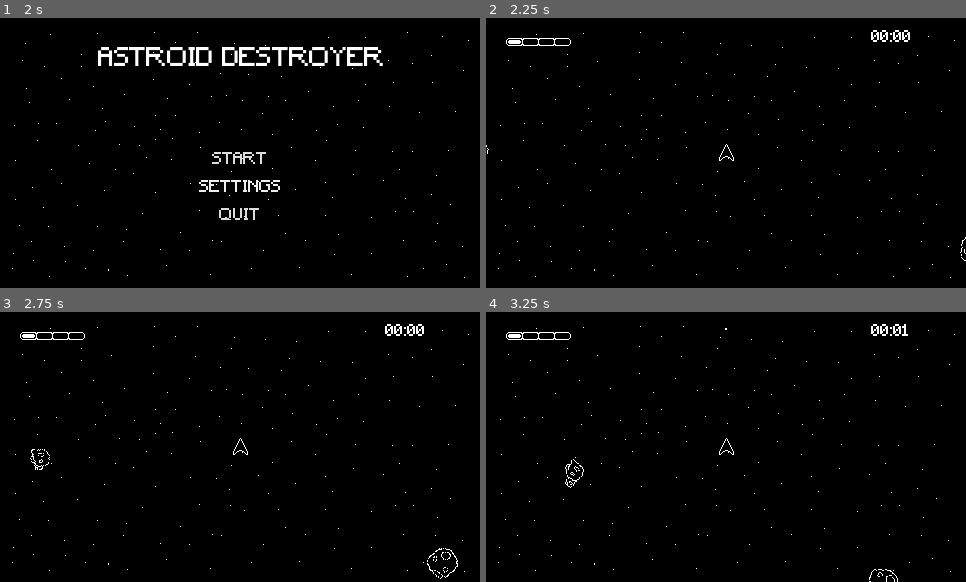
Above: before the commit, frames 1-4 (two rows, left to right).
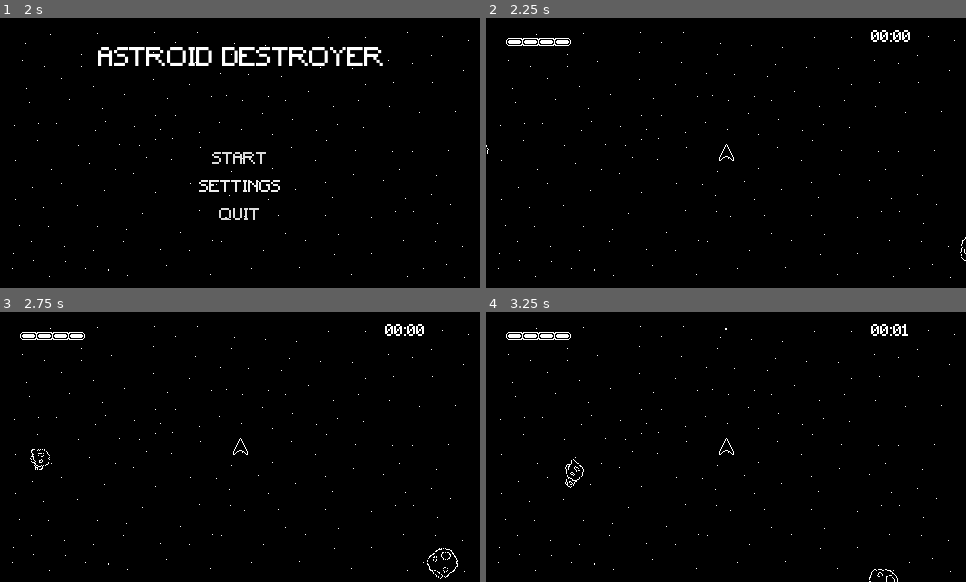
Above: after the commit, the same moments.

Repository: agkioura/Asteroids-Clone
Game: Godot game, scene res://game.tscn
Two runs of this game, one before a commit and one after it. Both use one fixed random seed, a clock stepped at 60 frames per second and the inputs below.
Inputs (mouse positions are in pixels of both pictures, inside the frame that each line leads up to):
- Up to frame 1 (2 s): move the mouse to (345, 139) at 0.52 s; hold Right (ui_right) 0.53-1.25 s; hold Z (shoot) 0.53-1.25 s; click "SETTINGS" at 1.25 s
- Up to frame 2 (2.25 s): click "START" at 2 s
- Up to frame 3 (2.75 s): no input
- Up to frame 4 (3.25 s): move the mouse to (630, 460) at 2.77 s; hold Down (ui_down) from 2.78 s (still down); tap Z (shoot) at 2.85 s

Frame 1 is identical in both runs. In frame 2, 0.1% of the frame differs, in the area x 7-18%, y 8-10%; in frame 3, 0.1%; in frame 4, 0.1%.

Commit message:
created gameState class and added sfx

Diff:
--- a/entities/asteroid/asteroid.gd
+++ b/entities/asteroid/asteroid.gd
@@ -4,6 +4,7 @@
 @onready var sprite_2d: Sprite2D = $Sprite2D
 @onready var explosionParticles: GPUParticles2D = $GPUParticles2D
 @onready var collision: CollisionShape2D = $detection/CollisionShape2D
+@onready var audio_stream_player_2d: AudioStreamPlayer2D = $AudioStreamPlayer2D
 
 var speed: int = 100
 var rotateSpeed: float = 1.5
@@ -35,10 +36,12 @@
 	if area.get_parent() is Bullet:
 		explosionParticles.emitting = true
 		sprite_2d.visible = false
+		audio_stream_player_2d.play()
 	if area.get_parent() is SpaceShip and sprite_2d.visible:
 		area.get_parent().damage()
 		explosionParticles.emitting = true
 		sprite_2d.visible = false
+		audio_stream_player_2d.play()
 
 func _on_particle_finish() -> void:
 	explosionParticles.emitting = false
--- a/entities/asteroid/asteroid.tscn
+++ b/entities/asteroid/asteroid.tscn
@@ -1,8 +1,9 @@
-[gd_scene load_steps=9 format=3 uid="uid://dy1jue2stgx80"]
+[gd_scene load_steps=10 format=3 uid="uid://dy1jue2stgx80"]
 
 [ext_resource type="Script" uid="uid://ci4lwh05o85e" path="res://entities/asteroid/asteroid.gd" id="1_4qh0a"]
-[ext_resource type="Texture2D" uid="uid://bp8g34t7qjkip" path="res://assets/asteroids.png" id="2_4qh0a"]
-[ext_resource type="Texture2D" uid="uid://baafodhm4six1" path="res://assets/asteroid_particles.png" id="3_ecv56"]
+[ext_resource type="Texture2D" uid="uid://bp8g34t7qjkip" path="res://assets/sprites/asteroids.png" id="2_4qh0a"]
+[ext_resource type="Texture2D" uid="uid://baafodhm4six1" path="res://assets/sprites/asteroid_particles.png" id="3_ecv56"]
+[ext_resource type="AudioStream" uid="uid://nw80psnpbk7k" path="res://assets/sounds/retro-explode-1-236678.mp3" id="4_useci"]
 
 [sub_resource type="CircleShape2D" id="CircleShape2D_4qh0a"]
 radius = 6.0
@@ -62,3 +63,6 @@
 one_shot = true
 explosiveness = 1.0
 process_material = SubResource("ParticleProcessMaterial_go57s")
+
+[node name="AudioStreamPlayer2D" type="AudioStreamPlayer2D" parent="."]
+stream = ExtResource("4_useci")
--- a/entities/bullet/bullet.tscn
+++ b/entities/bullet/bullet.tscn
@@ -1,7 +1,7 @@
 [gd_scene load_steps=4 format=3 uid="uid://biqhbnjlnpmh4"]
 
 [ext_resource type="Script" uid="uid://d0lhaj8fqg2ot" path="res://entities/bullet/bullet.gd" id="1_2kyv7"]
-[ext_resource type="Texture2D" uid="uid://bxao6gsjoqey" path="res://assets/bullet.png" id="1_78c8h"]
+[ext_resource type="Texture2D" uid="uid://bxao6gsjoqey" path="res://assets/sprites/bullet.png" id="1_78c8h"]
 
 [sub_resource type="RectangleShape2D" id="RectangleShape2D_2kyv7"]
 size = Vector2(2, 2)
--- a/entities/space ship/space_ship.gd
+++ b/entities/space ship/space_ship.gd
@@ -11,12 +11,13 @@
 @onready var i_frames: Timer = $iFrames
 @onready var animation_player: AnimationPlayer = $AnimationPlayer
 @onready var gpu_particles_2d: GPUParticles2D = $GPUParticles2D
+@onready var audio_stream_player_2d: AudioStreamPlayer2D = $AudioStreamPlayer2D
 
 var direction: Vector2 = Vector2.ZERO
 var lookDirection: Vector2 = Vector2(0, -1)
 
 var maxHealth: int = 4
-var currentHealth: int = 1
+var currentHealth: int = 4
 
 func _ready() -> void:
 	pass
@@ -57,10 +58,11 @@
 
 
 func damage() -> void:
-	if i_frames.is_stopped():
+	if i_frames.is_stopped() and !Global.inSequence:
+		audio_stream_player_2d.play()
+		damaged.emit()
 		if currentHealth - 1 > 0:
 			currentHealth -= 1
-			damaged.emit()
 			i_frames.start(0.5)
 			animation_player.play("damaged")
 		else:
--- a/entities/space ship/space_ship.tscn
+++ b/entities/space ship/space_ship.tscn
@@ -1,8 +1,9 @@
-[gd_scene load_steps=12 format=3 uid="uid://ca0nwy12u8gi5"]
+[gd_scene load_steps=13 format=3 uid="uid://ca0nwy12u8gi5"]
 
-[ext_resource type="Texture2D" uid="uid://b5f8rpefqmabr" path="res://assets/space-ship.png" id="1_bk2x3"]
+[ext_resource type="Texture2D" uid="uid://b5f8rpefqmabr" path="res://assets/sprites/space-ship.png" id="1_bk2x3"]
 [ext_resource type="Script" uid="uid://c7g0xs5ewbq1x" path="res://entities/space ship/space_ship.gd" id="1_uvhui"]
-[ext_resource type="Texture2D" uid="uid://c7q0jic1n05sw" path="res://assets/spaceship_particles.png" id="3_ule3m"]
+[ext_resource type="Texture2D" uid="uid://c7q0jic1n05sw" path="res://assets/sprites/spaceship_particles.png" id="3_ule3m"]
+[ext_resource type="AudioStream" uid="uid://bvujvt43wda2s" path="res://assets/sounds/retro-explode-2-236688.mp3" id="4_5b78f"]
 
 [sub_resource type="CircleShape2D" id="CircleShape2D_uvhui"]
 radius = 11.0
@@ -117,3 +118,6 @@
 one_shot = true
 explosiveness = 1.0
 process_material = SubResource("ParticleProcessMaterial_saws0")
+
+[node name="AudioStreamPlayer2D" type="AudioStreamPlayer2D" parent="."]
+stream = ExtResource("4_5b78f")
--- /dev/null
+++ b/gameState.gd
@@ -0,0 +1,13 @@
+class_name GameState extends Resource
+
+const SAVEPATH := "res://save.tres"
+@export var bestTime: float
+
+func saveGame(_bestTime: float) -> void:
+	self.bestTime = _bestTime
+	ResourceSaver.save(self, SAVEPATH)
+
+static func loadGame() -> Resource:
+	if ResourceLoader.exists(SAVEPATH):
+		return load(SAVEPATH)
+	return null
--- a/global.gd
+++ b/global.gd
@@ -1,11 +1,12 @@
 extends Node
 
 var game: Game
+var gameState: Resource = GameState.new()
 var player: SpaceShip
 var paused: bool = false
 var inSequence: bool = false
-var time: String
-var bestTime: String
+var time: float
+var bestTime: float
 
 var settings = {
 	"windowMode": DisplayServer.WINDOW_MODE_EXCLUSIVE_FULLSCREEN
@@ -13,12 +14,24 @@
 
 signal gameOver
 
-var arrow = load("res://assets/sprite_0.png")
+var arrow = load("res://assets/sprites/sprite_0.png")
 
 func _ready() -> void:
+	var state = gameState.loadGame()
+	if state:
+		bestTime = state.bestTime
 	DisplayServer.window_set_mode(settings.windowMode)
 	Input.set_custom_mouse_cursor(arrow)
 
 func changeWindowSize(size: int) -> void:
 	settings.windowMode = size
 	DisplayServer.window_set_mode(settings.windowMode)
+
+# time in milliseconds
+func getTimeFormat(_time: float) -> String:
+	var mins = int(_time / 60.0)
+	var seconds = int(fmod(_time, 60.0))
+	var displaySeconds = "0" + str(seconds) if seconds < 10 else str(seconds)
+	var displayMins = "0" + str(mins) if mins < 10 else str(mins)
+
+	return displayMins + ":" + displaySeconds
--- a/levels/level.gd
+++ b/levels/level.gd
@@ -32,7 +32,7 @@
 	if event.is_action_pressed("ui_cancel") and !Global.paused and !Global.inSequence:
 		Global.game.loadGui("res://menus/pause menu/pause_menu.tscn")
 
-func _process(delta: float) -> void:
+func _process(_delta: float) -> void:
 	if spawn_timer.is_stopped() and !Global.inSequence:
 		spawnAstroids()
 		spawn_timer.start(2)
--- a/levels/level.tscn
+++ b/levels/level.tscn
@@ -1,7 +1,7 @@
 [gd_scene load_steps=6 format=3 uid="uid://ctnodfs2bfoq4"]
 
 [ext_resource type="Script" uid="uid://cahkyh6t7vau0" path="res://levels/level.gd" id="1_hjsbj"]
-[ext_resource type="Texture2D" uid="uid://dmysomxi84s32" path="res://assets/background.png" id="2_hjsbj"]
+[ext_resource type="Texture2D" uid="uid://dmysomxi84s32" path="res://assets/sprites/background.png" id="2_hjsbj"]
 
 [sub_resource type="RectangleShape2D" id="RectangleShape2D_80vhd"]
 size = Vector2(11, 270)
--- a/menus/gameover menu/game_over_screen.gd
+++ b/menus/gameover menu/game_over_screen.gd
@@ -4,15 +4,22 @@
 @onready var animation_player: AnimationPlayer = $AnimationPlayer
 @onready var timeLabel: Label = $Control/VBoxContainer/HBoxContainer2/Label2
 @onready var bestTimeLaber: Label = $Control/VBoxContainer/HBoxContainer2/Label3
+@onready var audio_stream_player_2d: AudioStreamPlayer2D = $AudioStreamPlayer2D
 
 func _ready() -> void:
 	animation_player.play("pop-in")
 	return_to_title_button.pressed.connect(_on_return_pressed)
+	return_to_title_button.mouse_entered.connect(_on_return_entered)
 	if Global.time > Global.bestTime:
 		Global.bestTime = Global.time
-	timeLabel.text = "Time survived: " + Global.time
-	bestTimeLaber.text = "Best time: " + Global.bestTime
+	timeLabel.text = "Time survived: " + Global.getTimeFormat(Global.time)
+	bestTimeLaber.text = "Best time: " + Global.getTimeFormat(Global.bestTime)
+	Global.gameState.saveGame(Global.bestTime)
 
 func _on_return_pressed() -> void:
 	if !animation_player.is_playing():
 		Global.game.reset()
+
+func _on_return_entered() -> void:
+	if !animation_player.is_playing():
+		audio_stream_player_2d.play()
--- a/menus/gameover menu/game_over_screen.tscn
+++ b/menus/gameover menu/game_over_screen.tscn
@@ -1,8 +1,9 @@
-[gd_scene load_steps=9 format=3 uid="uid://btu0r57cjjf45"]
+[gd_scene load_steps=10 format=3 uid="uid://btu0r57cjjf45"]
 
-[ext_resource type="Texture2D" uid="uid://cp6po156talxb" path="res://assets/pause menu.png" id="1_67p6v"]
+[ext_resource type="Texture2D" uid="uid://cp6po156talxb" path="res://assets/sprites/pause menu.png" id="1_67p6v"]
 [ext_resource type="Script" uid="uid://dnpnalo6nxy31" path="res://menus/gameover menu/game_over_screen.gd" id="1_p8yhe"]
-[ext_resource type="FontFile" uid="uid://bcct3elykmji6" path="res://assets/Minecraft.ttf" id="3_3xsbi"]
+[ext_resource type="FontFile" uid="uid://bcct3elykmji6" path="res://assets/fonts/Minecraft.ttf" id="3_3xsbi"]
+[ext_resource type="AudioStream" uid="uid://41285ycs8l4t" path="res://assets/sounds/retro-select-236670.mp3" id="4_3xsbi"]
 
 [sub_resource type="LabelSettings" id="LabelSettings_p8yhe"]
 font = ExtResource("3_3xsbi")
@@ -125,3 +126,6 @@
 libraries = {
 &"": SubResource("AnimationLibrary_3xsbi")
 }
+
+[node name="AudioStreamPlayer2D" type="AudioStreamPlayer2D" parent="."]
+stream = ExtResource("4_3xsbi")
--- a/menus/main menu/mainMenu.tscn
+++ b/menus/main menu/mainMenu.tscn
@@ -1,14 +1,42 @@
-[gd_scene load_steps=10 format=3 uid="uid://dqppw4bct2ifb"]
+[gd_scene load_steps=11 format=3 uid="uid://dqppw4bct2ifb"]
 
 [ext_resource type="Script" uid="uid://b832gnp2v37f0" path="res://menus/main menu/main_menu.gd" id="1_fygu0"]
-[ext_resource type="Texture2D" uid="uid://dmysomxi84s32" path="res://assets/background.png" id="2_mrrxq"]
-[ext_resource type="FontFile" uid="uid://bcct3elykmji6" path="res://assets/Minecraft.ttf" id="3_wwbbu"]
+[ext_resource type="Texture2D" uid="uid://dmysomxi84s32" path="res://assets/sprites/background.png" id="2_mrrxq"]
+[ext_resource type="FontFile" uid="uid://bcct3elykmji6" path="res://assets/fonts/Minecraft.ttf" id="3_wwbbu"]
+[ext_resource type="AudioStream" uid="uid://41285ycs8l4t" path="res://assets/sounds/retro-select-236670.mp3" id="4_vixs4"]
 
 [sub_resource type="StyleBoxEmpty" id="StyleBoxEmpty_wwbbu"]
 
 [sub_resource type="StyleBoxEmpty" id="StyleBoxEmpty_nyl5g"]
 
 [sub_resource type="StyleBoxEmpty" id="StyleBoxEmpty_vixs4"]
+
+[sub_resource type="Animation" id="Animation_vixs4"]
+length = 0.001
+tracks/0/type = "value"
+tracks/0/imported = false
+tracks/0/enabled = true
+tracks/0/path = NodePath("Control/Label:modulate")
+tracks/0/interp = 1
+tracks/0/loop_wrap = true
+tracks/0/keys = {
+"times": PackedFloat32Array(0),
+"transitions": PackedFloat32Array(1),
+"update": 0,
+"values": [Color(1, 1, 1, 1)]
+}
+tracks/1/type = "value"
+tracks/1/imported = false
+tracks/1/enabled = true
+tracks/1/path = NodePath("Control/VBoxContainer:modulate")
+tracks/1/interp = 1
+tracks/1/loop_wrap = true
+tracks/1/keys = {
+"times": PackedFloat32Array(0),
+"transitions": PackedFloat32Array(1),
+"update": 0,
+"values": [Color(1, 1, 1, 0)]
+}
 
 [sub_resource type="Animation" id="Animation_wwbbu"]
 resource_name = "pop-in"
@@ -38,33 +66,6 @@
 "values": [Color(1, 1, 1, 0), Color(1, 1, 1, 1)]
 }
 
-[sub_resource type="Animation" id="Animation_vixs4"]
-length = 0.001
-tracks/0/type = "value"
-tracks/0/imported = false
-tracks/0/enabled = true
-tracks/0/path = NodePath("Control/Label:modulate")
-tracks/0/interp = 1
-tracks/0/loop_wrap = true
-tracks/0/keys = {
-"times": PackedFloat32Array(0),
-"transitions": PackedFloat32Array(1),
-"update": 0,
-"values": [Color(1, 1, 1, 1)]
-}
-tracks/1/type = "value"
-tracks/1/imported = false
-tracks/1/enabled = true
-tracks/1/path = NodePath("Control/VBoxContainer:modulate")
-tracks/1/interp = 1
-tracks/1/loop_wrap = true
-tracks/1/keys = {
-"times": PackedFloat32Array(0),
-"transitions": PackedFloat32Array(1),
-"update": 0,
-"values": [Color(1, 1, 1, 0)]
-}
-
 [sub_resource type="AnimationLibrary" id="AnimationLibrary_nyl5g"]
 _data = {
 &"RESET": SubResource("Animation_vixs4"),
@@ -81,6 +82,7 @@
 offset_bottom = 40.0
 
 [node name="TextureRect" type="TextureRect" parent="Control"]
+layout_mode = 0
 offset_right = 480.0
 offset_bottom = 270.0
 texture = ExtResource("2_mrrxq")
@@ -145,3 +147,6 @@
 libraries = {
 &"": SubResource("AnimationLibrary_nyl5g")
 }
+
+[node name="AudioStreamPlayer2D" type="AudioStreamPlayer2D" parent="."]
+stream = ExtResource("4_vixs4")
--- a/menus/main menu/main_menu.gd
+++ b/menus/main menu/main_menu.gd
@@ -4,6 +4,7 @@
 @onready var settingsButton: Button = $Control/VBoxContainer/settingsButton
 @onready var quitButton: Button = $Control/VBoxContainer/quitButton
 @onready var animation_player: AnimationPlayer = $AnimationPlayer
+@onready var audio_stream_player_2d: AudioStreamPlayer2D = $AudioStreamPlayer2D
 
 func _ready() -> void:
 	animation_player.play("pop-in")
@@ -11,15 +12,31 @@
 	settingsButton.pressed.connect(_on_settings_pressed)
 	quitButton.pressed.connect(_on_quit_pressed)
 
+	startButton.mouse_entered.connect(_on_start_entered)
+	settingsButton.mouse_entered.connect(_on_settings_entered)
+	quitButton.mouse_entered.connect(_on_quit_entered)
+
 func _on_start_pressed() -> void:
 	if !animation_player.is_playing():
 		Global.game.loadLevel()
 		queue_free()
 
+func _on_start_entered() -> void:
+	if !animation_player.is_playing():
+		audio_stream_player_2d.play()
+
 func _on_settings_pressed() -> void:
 	if !animation_player.is_playing():
 		Global.game.loadGui("res://menus/settings menu/settings_menu.tscn")
 
+func _on_settings_entered() -> void:
+	if !animation_player.is_playing():
+		audio_stream_player_2d.play()
+
 func _on_quit_pressed() -> void:
 	if !animation_player.is_playing():
 		get_tree().quit()
+
+func _on_quit_entered() -> void:
+	if !animation_player.is_playing():
+		audio_stream_player_2d.play()
--- a/menus/pause menu/pause_menu.gd
+++ b/menus/pause menu/pause_menu.gd
@@ -2,11 +2,14 @@
 
 @onready var settingsButton: Button = $VBoxContainer/HBoxContainer/settingsButton
 @onready var return_to_title_button: Button = $VBoxContainer/HBoxContainer/returnToTitleButton
+@onready var audio_stream_player_2d: AudioStreamPlayer2D = $AudioStreamPlayer2D
 
 func _ready() -> void:
 	Global.paused = true
 	get_tree().paused = true
 	settingsButton.pressed.connect(_on_settings_pressed)
+	settingsButton.mouse_entered.connect(_on_settings_entered)
+	return_to_title_button.mouse_entered.connect(_on_return_entered)
 	return_to_title_button.pressed.connect(_on_return_pressed)
 
 func _input(event: InputEvent) -> void:
@@ -18,6 +21,12 @@
 func _on_settings_pressed() -> void:
 	Global.game.loadGui("res://menus/settings menu/settings_menu.tscn")
 
+func _on_settings_entered() -> void:
+	audio_stream_player_2d.play()
+
 func _on_return_pressed() -> void:
 	Global.game.reset()
 	get_tree().paused = false
+
+func _on_return_entered() -> void:
+	audio_stream_player_2d.play()
--- a/menus/pause menu/pause_menu.tscn
+++ b/menus/pause menu/pause_menu.tscn
@@ -1,8 +1,9 @@
-[gd_scene load_steps=6 format=3 uid="uid://b2o3jnrsdjp37"]
+[gd_scene load_steps=7 format=3 uid="uid://b2o3jnrsdjp37"]
 
 [ext_resource type="Script" uid="uid://dhkqsa8ykiasf" path="res://menus/pause menu/pause_menu.gd" id="1_0ceex"]
-[ext_resource type="Texture2D" uid="uid://cp6po156talxb" path="res://assets/pause menu.png" id="1_rupc2"]
-[ext_resource type="FontFile" uid="uid://bcct3elykmji6" path="res://assets/Minecraft.ttf" id="2_povan"]
+[ext_resource type="Texture2D" uid="uid://cp6po156talxb" path="res://assets/sprites/pause menu.png" id="1_rupc2"]
+[ext_resource type="FontFile" uid="uid://bcct3elykmji6" path="res://assets/fonts/Minecraft.ttf" id="2_povan"]
+[ext_resource type="AudioStream" uid="uid://41285ycs8l4t" path="res://assets/sounds/retro-select-236670.mp3" id="4_ub1kd"]
 
 [sub_resource type="StyleBoxEmpty" id="StyleBoxEmpty_povan"]
 
@@ -67,3 +68,6 @@
 theme_override_styles/focus = SubResource("StyleBoxEmpty_0ceex")
 text = "Return to Title"
 flat = true
+
+[node name="AudioStreamPlayer2D" type="AudioStreamPlayer2D" parent="."]
+stream = ExtResource("4_ub1kd")
--- a/menus/settings menu/settings_menu.gd
+++ b/menus/settings menu/settings_menu.gd
@@ -2,10 +2,13 @@
 
 @onready var windownMode: OptionButton = $VBoxContainer/HBoxContainer/CheckButton
 @onready var back_button: Button = $VBoxContainer/backButton
+@onready var audio_stream_player_2d: AudioStreamPlayer2D = $AudioStreamPlayer2D
 
 func _ready() -> void:
 	windownMode.item_selected.connect(_on_window_changed)
 	back_button.pressed.connect(_on_back_pressed)
+	back_button.mouse_entered.connect(_on_back_entered)
+
 	match Global.settings.windowMode:
 		DisplayServer.WINDOW_MODE_EXCLUSIVE_FULLSCREEN:
 			windownMode.select(0)
@@ -19,6 +22,9 @@
 func _on_back_pressed() -> void:
 	queue_free()
 
+func _on_back_entered() -> void:
+	audio_stream_player_2d.play()
+
 func _on_window_changed(index: int) -> void:
 	match index:
 		0:
--- a/menus/settings menu/settings_menu.tscn
+++ b/menus/settings menu/settings_menu.tscn
@@ -1,8 +1,9 @@
-[gd_scene load_steps=6 format=3 uid="uid://di0oubie3cs3c"]
+[gd_scene load_steps=7 format=3 uid="uid://di0oubie3cs3c"]
 
 [ext_resource type="Script" uid="uid://3821j13jrbum" path="res://menus/settings menu/settings_menu.gd" id="1_bc0fl"]
-[ext_resource type="Texture2D" uid="uid://dmysomxi84s32" path="res://assets/background.png" id="1_kafja"]
-[ext_resource type="FontFile" uid="uid://bcct3elykmji6" path="res://assets/Minecraft.ttf" id="2_bc0fl"]
+[ext_resource type="Texture2D" uid="uid://dmysomxi84s32" path="res://assets/sprites/background.png" id="1_kafja"]
+[ext_resource type="FontFile" uid="uid://bcct3elykmji6" path="res://assets/fonts/Minecraft.ttf" id="2_bc0fl"]
+[ext_resource type="AudioStream" uid="uid://41285ycs8l4t" path="res://assets/sounds/retro-select-236670.mp3" id="4_ojsv2"]
 
 [sub_resource type="StyleBoxEmpty" id="StyleBoxEmpty_ojsv2"]
 
@@ -73,3 +74,6 @@
 theme_override_styles/focus = SubResource("StyleBoxEmpty_bc0fl")
 text = "Back"
 flat = true
+
+[node name="AudioStreamPlayer2D" type="AudioStreamPlayer2D" parent="."]
+stream = ExtResource("4_ojsv2")
--- /dev/null
+++ b/save.tres
@@ -0,0 +1,7 @@
+[gd_resource type="Resource" script_class="GameState" load_steps=2 format=3]
+
+[ext_resource type="Script" path="res://gameState.gd" id="1_dvlvu"]
+
+[resource]
+script = ExtResource("1_dvlvu")
+bestTime = 32.9682
--- a/ui/player_ui.gd
+++ b/ui/player_ui.gd
@@ -16,24 +16,16 @@
 func _process(delta: float) -> void:
 	if !Global.inSequence:
 		time += delta
-		timer.text = getTimeFormat(time)
-		Global.time = timer.text
+		Global.time = time
+		timer.text = Global.getTimeFormat(time)
 
 func initHealth() -> void:
 	for i in range(Global.player.currentHealth):
 		var hp = TextureRect.new()
-		hp.texture = load("res://assets/health_filler.png")
+		hp.texture = load("res://assets/sprites/health_filler.png")
 		health.add_child(hp)
-
-# time in milliseconds
-func getTimeFormat(time: float) -> String:
-	var mins = int(time / 60.0)
-	var seconds = int(fmod(time, 60.0))
-	var displaySeconds = "0" + str(seconds) if seconds < 10 else str(seconds)
-	var displayMins = "0" + str(mins) if mins < 10 else str(mins)
-
-	return displayMins + ":" + displaySeconds
 
 func _on_ship_damaged() -> void:
 	var hp := health.get_children()
-	hp[-1].queue_free()
+	if hp:
+		hp[-1].queue_free()
--- a/ui/player_ui.tscn
+++ b/ui/player_ui.tscn
@@ -1,8 +1,8 @@
 [gd_scene load_steps=4 format=3 uid="uid://br2kncrhlrpwx"]
 
 [ext_resource type="Script" uid="uid://btlukpsi1usuq" path="res://ui/player_ui.gd" id="1_vq5xy"]
-[ext_resource type="Texture2D" uid="uid://cf870wgnjfq5s" path="res://assets/health_bar_placeholder.png" id="2_ehg4m"]
-[ext_resource type="FontFile" uid="uid://bcct3elykmji6" path="res://assets/Minecraft.ttf" id="3_ehg4m"]
+[ext_resource type="Texture2D" uid="uid://cf870wgnjfq5s" path="res://assets/sprites/health_bar_placeholder.png" id="2_ehg4m"]
+[ext_resource type="FontFile" uid="uid://bcct3elykmji6" path="res://assets/fonts/Minecraft.ttf" id="3_ehg4m"]
 
 [node name="PlayerUI" type="CanvasLayer"]
 script = ExtResource("1_vq5xy")
Renamed: assets/Minecraft.ttf -> assets/fonts/Minecraft.ttf
Not shown, changed: assets/fonts/Minecraft.ttf.import
Not shown, added: assets/sounds/retro-explode-1-236678.mp3.import
Not shown, added: assets/sounds/retro-explode-2-236688.mp3.import
Not shown, added: assets/sounds/retro-select-236670.mp3.import
Binary file removed: assets/sprite_1.png
Renamed: assets/asteroid.png -> assets/sprites/asteroid.png
Not shown, changed: assets/sprites/asteroid.png.import
Renamed: assets/asteroid_particles.png -> assets/sprites/asteroid_particles.png
Not shown, changed: assets/sprites/asteroid_particles.png.import
Renamed: assets/asteroids.png -> assets/sprites/asteroids.png
Not shown, changed: assets/sprites/asteroids.png.import
(and 22 more such lines)
